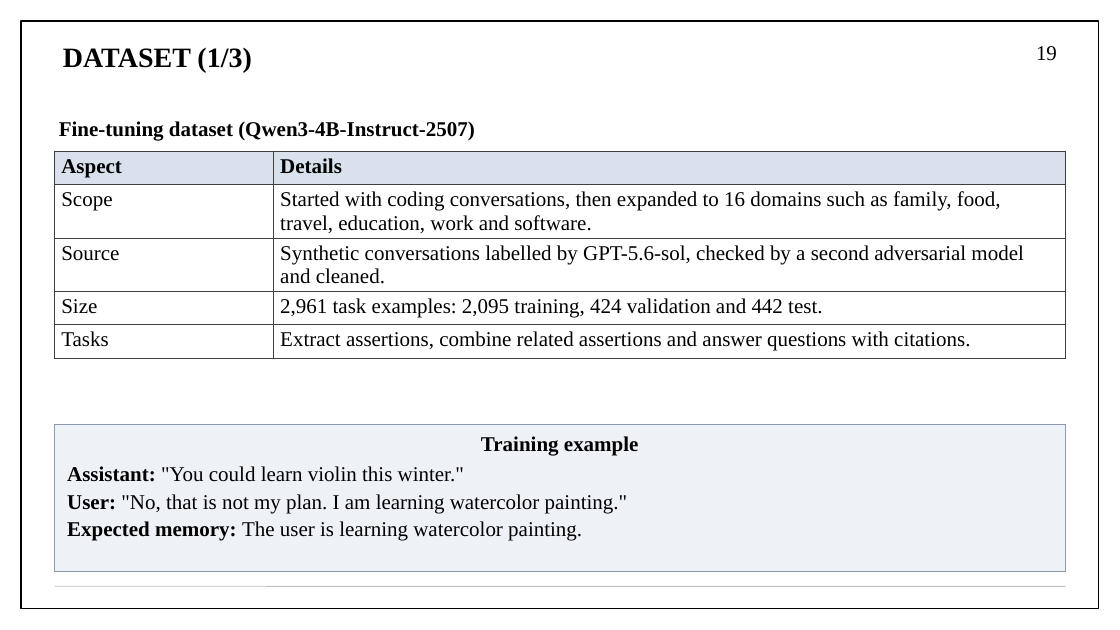
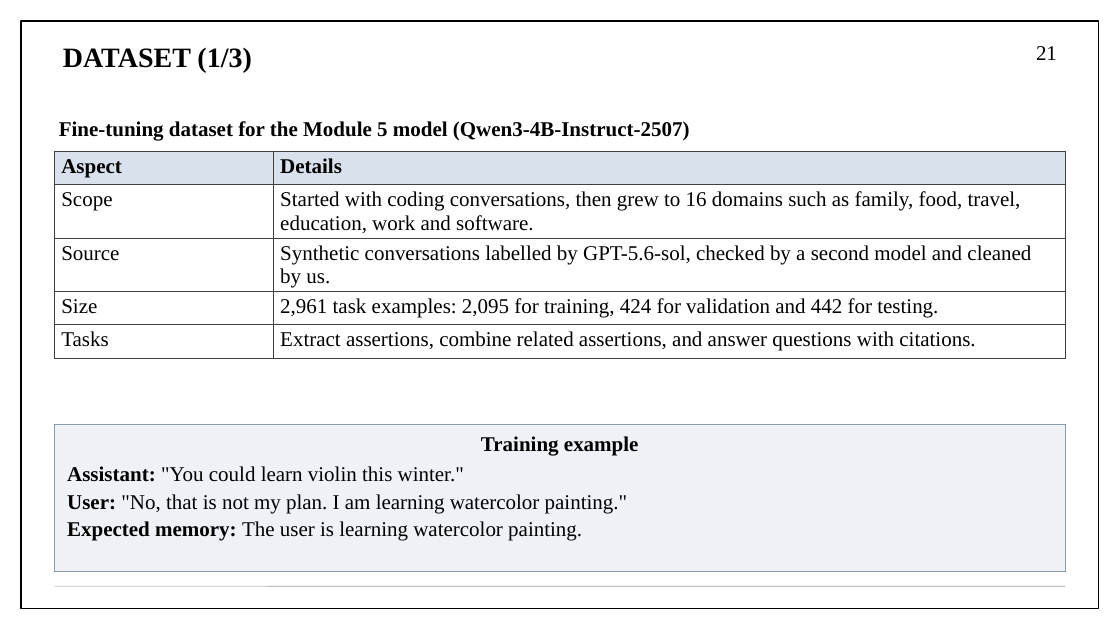
Before and after one commit to aryaniyaps/sdp-2026, a slide deck: slide 21 of P1_R2_13.pptx (slide 19 before the commit). Drawn at 1120x630 pixels with LibreOffice and Linux fonts; fonts in the diff are those of the drawing. Boxes give left, top, right and bottom in pixels: in the first picture for what was removed or moved away, otherwise in the second. Text is boxed around its words. In the diff, an @@ line names an element or a change of style, - is before the commit and + after.

Commit message:
Add a walkthrough and key terms to the review deck
The problem statement drops its example. A key-terms slide and the Maya
walkthrough now sit beside the architecture, the gaps are numbered and
the objectives point back to them, and each module and algorithm slide
links to the next. The results end with what is still missing, and a
short conclusion closes the deck. The text was rewritten after a
cold read for terms used before they were explained.

```diff
--- a/P1_R2_13.pptx
+++ b/P1_R2_13.pptx
@@ page number at bbox=[1036, 46, 1057, 60]: text changed @@
-19
+21
@@ text at bbox=[59, 121, 690, 141]: text changed @@
-Fine-tuning dataset (Qwen3-4B-Instruct-2507)
+Fine-tuning dataset for the Module 5 model (Qwen3-4B-Instruct-2507)
@@ table at bbox=[55, 151, 1065, 355] @@
-row 2, column 2: Started with coding conversations, then expanded to 16 domains such as family, food, travel, education, work and software.
+row 2, column 2: Started with coding conversations, then grew to 16 domains such as family, food, travel, education, work and software.
-row 3, column 2: Synthetic conversations labelled by GPT-5.6-sol, checked by a second adversarial model and cleaned.
+row 3, column 2: Synthetic conversations labelled by GPT-5.6-sol, checked by a second model and cleaned by us.
-row 4, column 2: 2,961 task examples: 2,095 training, 424 validation and 442 test.
+row 4, column 2: 2,961 task examples: 2,095 for training, 424 for validation and 442 for testing.
-row 5, column 2: Extract assertions, combine related assertions and answer questions with citations.
+row 5, column 2: Extract assertions, combine related assertions, and answer questions with citations.
```
Also in this commit, not shown: 23 other slides changed, 4 slides added, 1 slide removed, 1 other file.
